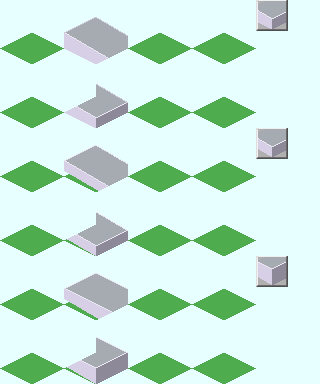
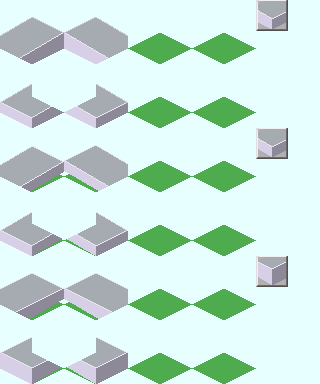
Comparing the layer stacks of the two 320x384 images. Changes:
added layer "Type-3[S][1]" in group "Type-3" over [0, 337, 61, 384]
added layer "Type-3[S][0]" in group "Type-3" over [0, 273, 64, 319]
added layer "Type-2[S][1]" in group "Type-2" over [0, 212, 62, 256]
added layer "Type-2[S][0]" in group "Type-2" over [0, 146, 64, 191]
added layer "Type-1[S][1]" in group "Type-1" over [0, 84, 64, 128]
added layer "Type-1[S][0]" in group "Type-1" over [0, 17, 64, 64]
